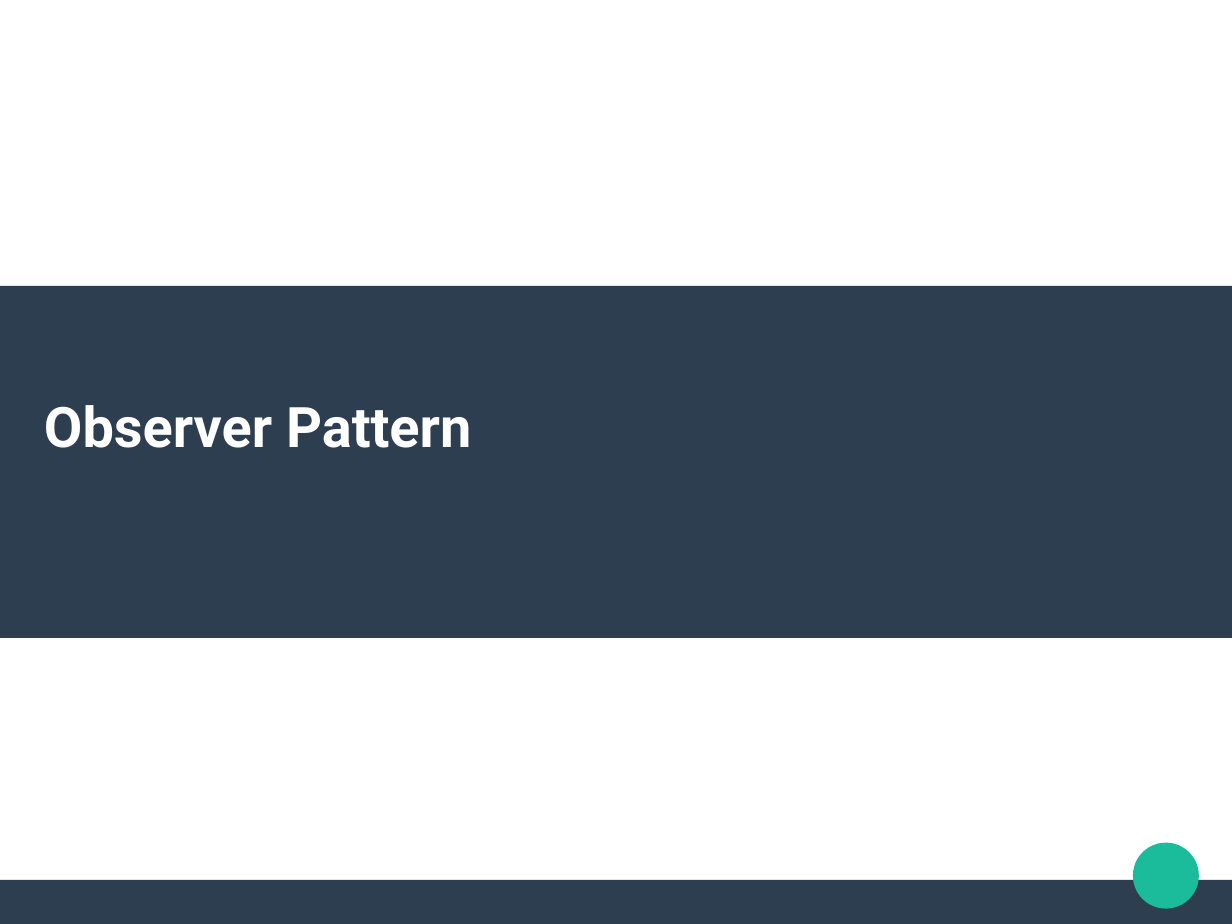
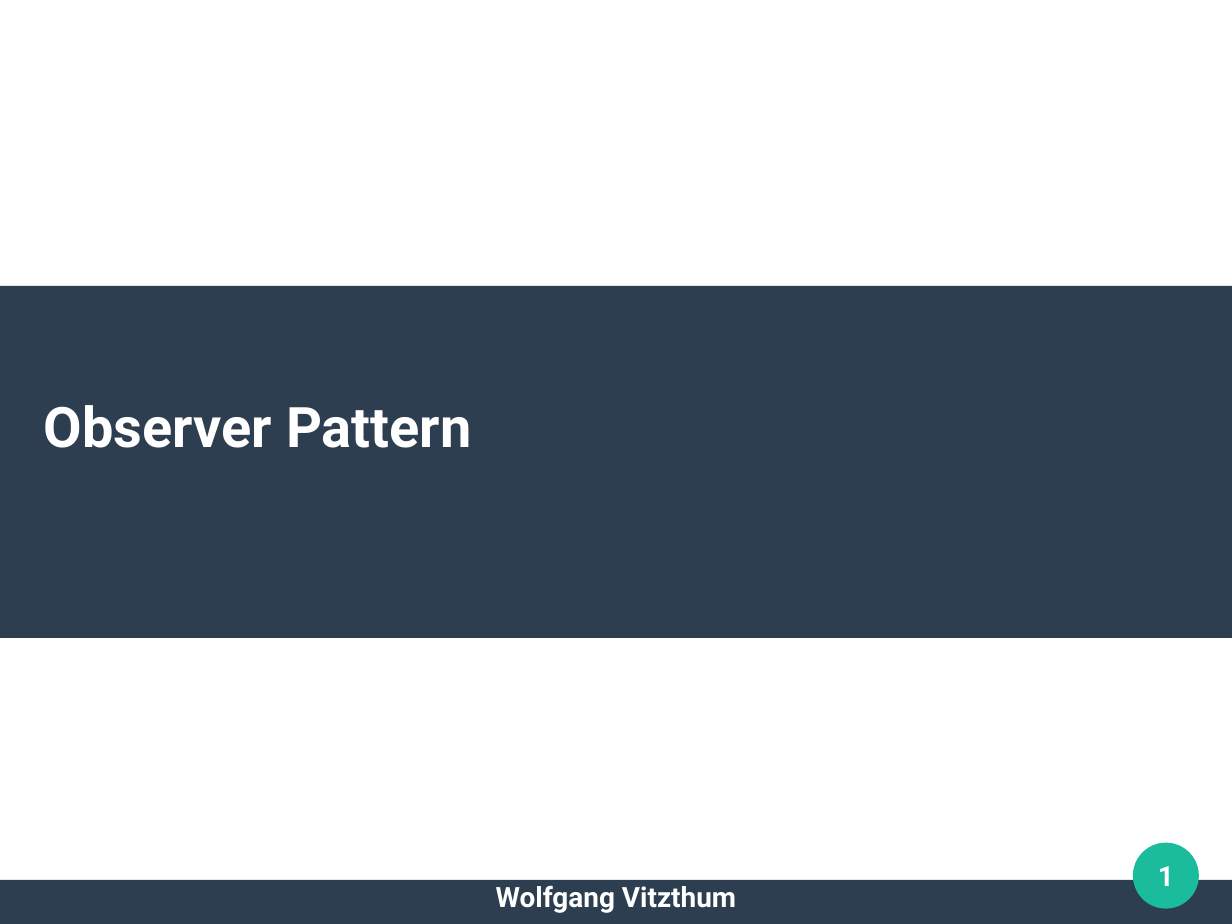
Before and after one commit to Uniquex/ObserverPattern, a slide deck: slide 1 of Presentation/Observer Pattern.odp. Drawn at 1232x924 pixels with LibreOffice and Linux fonts; fonts in the diff are those of the drawing. Boxes give left, top, right and bottom in pixels: in the first picture for what was removed or moved away, otherwise in the second. Text is boxed around its words. In the diff, an @@ line names an element or a change of style, - is before the commit and + after.

```diff
--- a/Presentation/Observer Pattern.odp
+++ b/Presentation/Observer Pattern.odp
@@ page number added at [1158, 866, 1174, 886], 18 pt, text #FFFFFF, bold @@
+1
@@ text added at [496, 885, 736, 913], 18 pt, text #FFFFFF, bold @@
+Wolfgang Vitzthum
```
Also in this commit, not shown: 3 other slides changed, 1 slide added, 4 other files.
